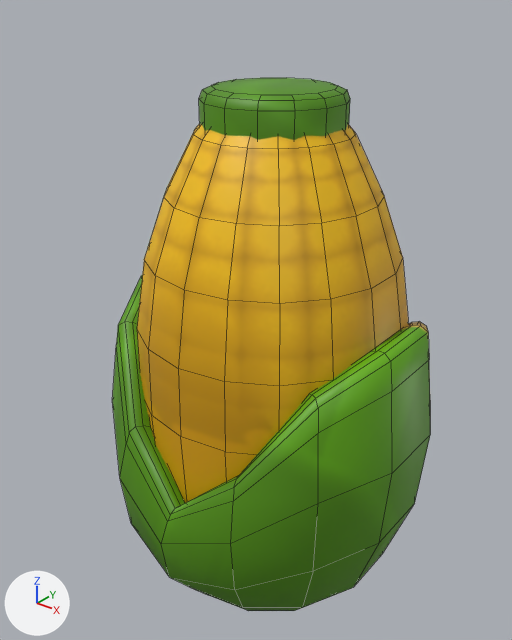
An edit to the FBX model ZhengliMoXing/Assets/GameAssets/Local/LevelObjects/ObjModel/ObjModel3/Fbx/corn_yellow.fbx, drawn before and after from the same camera.
One viewpoint serves both versions: a 50 mm camera at (0.00792, -0.01043, 0.0066) aimed at (-0.00048, 0.00008, 0.00008). Arrows for +X, +Y and +Z are at lower left; the lights stay in place. Mesh edges are drawn as thin lines. Where no turn or scale is listed for an object, it has been applied to the vertices.

Names of what the first picture shows: 'corn_yellow'.
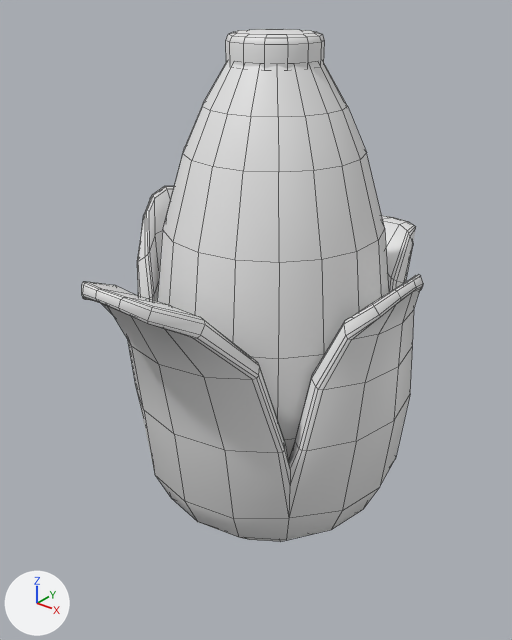
Edits to the bpy script that builds the scene:
```text
Change me_柱体_009:
    used by ob_corn_yellow; location = (0.0, 0.0, 0.0)
    remove me_柱体_009.from_pydata(...)  # 323 vertices, 291 faces; spans x -0.00335..0.00335, y -0.00344..0.00344, z -0.00613..0.00485
    remove me_柱体_009.materials.append(mat_corn_yellow)  # picture img_corn_yellow_png
    add me_柱体_009.from_pydata(...)  # 720 vertices, 690 faces; spans x -0.00301..0.00308, y -0.00436..0.00494, z -0.00478..0.00573
    me_柱体_009 part 1: the loose piece of 56 vertices spanning x -0.00131..0.00131, y -0.00135..0.00135, z 0.004..0.00485 is scaled about its middle by 0.632, then moved by (0.0, 0.0, 0.00104)
    me_柱体_009 part 2: the loose piece of 141 vertices spanning x -0.00335..0.00335, y -0.00344..0.00344, z -0.00613..0.00077 is rebuilt with 482 vertices and now spans x -0.00301..0.00308, y -0.00436..0.00494, z -0.00461..0.00255
    me_柱体_009 part 3: the loose piece of 126 vertices spanning x -0.00272..0.00272, y -0.00276..0.00276, z -0.00277..0.00427 is rebuilt with 126 vertices and now spans x -0.00231..0.00231, y -0.00234..0.00234, z -0.00304..0.0053
```

Location of each change, (x1, y1, x2, y2) in pixels of the pictures (512 x 640 px; the box of a moved part takes in the faces that stretch with it):
'corn_yellow', reshaped (7% wider)
    before: (112, 78, 430, 611)
    after: (82, 29, 423, 542)
part 1 of me_柱体_009, moved or reshaped
    before: (199, 78, 350, 140)
    after: (226, 29, 325, 69)
part 2 of me_柱体_009, rebuilt (7% wider)
    before: (112, 275, 430, 611)
    after: (82, 186, 423, 542)
part 3 of me_柱体_009, rebuilt (15% narrower)
    before: (137, 124, 409, 503)
    after: (157, 61, 388, 459)
